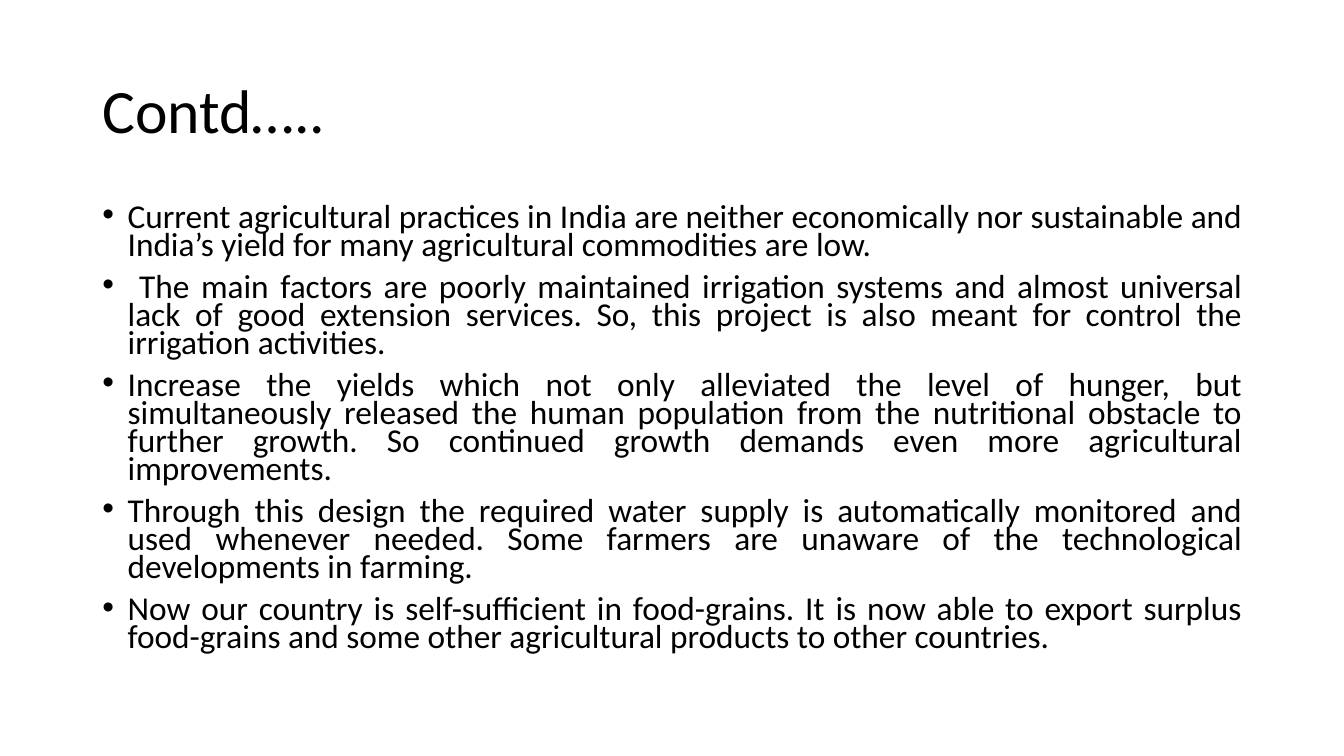
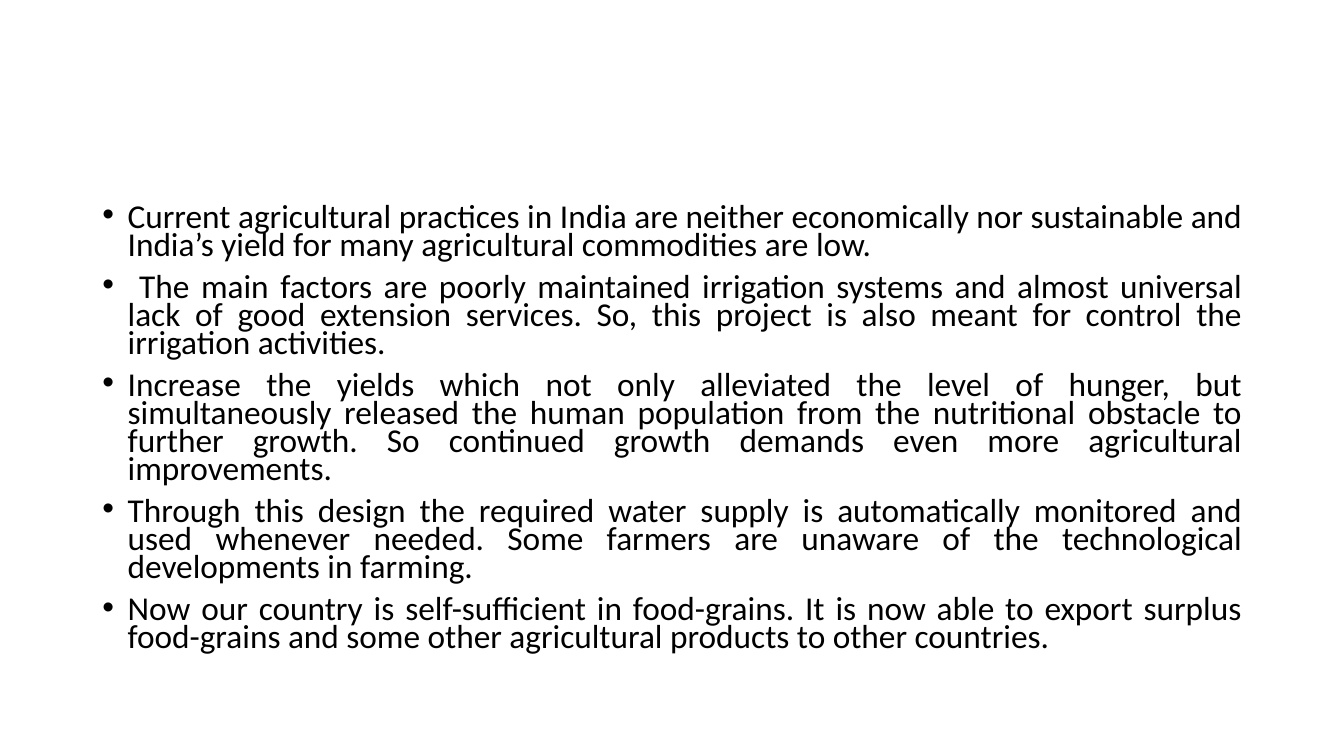
Before and after one commit to yashwanth140/portfolio-frontend, a slide deck: slide 4 of static/Solar Powered automated mulitasking agribot.pptx. Drawn at 1344x756 pixels with LibreOffice and Linux fonts; fonts in the diff are those of the drawing. Boxes give left, top, right and bottom in pixels: in the first picture for what was removed or moved away, otherwise in the second. Text is boxed around its words. In the diff, an @@ line names an element or a change of style, - is before the commit and + after.

```diff
--- a/static/Solar Powered automated mulitasking agribot.pptx
+++ b/static/Solar Powered automated mulitasking agribot.pptx
@@ title removed at (102,90,325,134) @@
-Contd…..
```
Also in this commit, not shown: 1 other slide changed, 3 slides removed, 3 other files.
